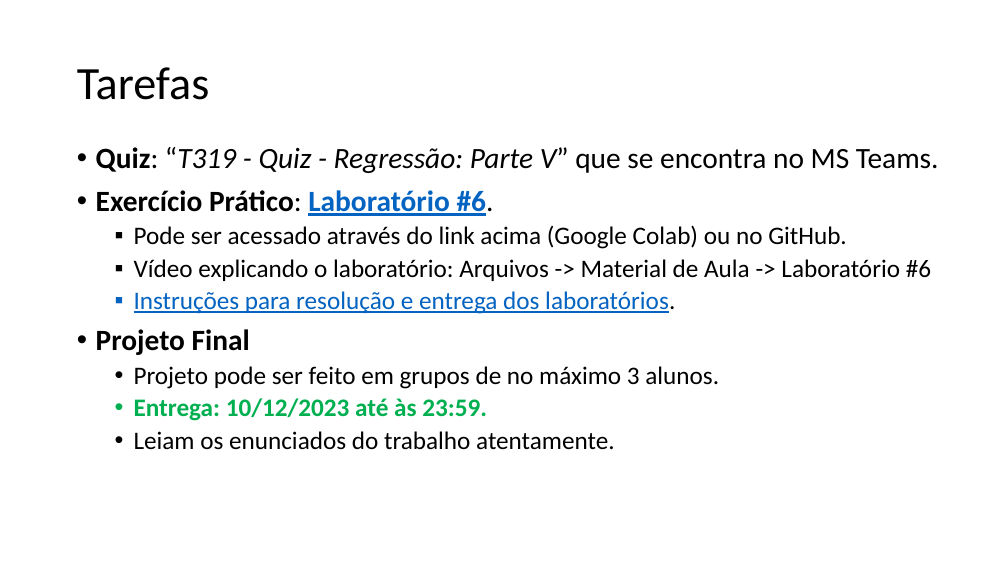
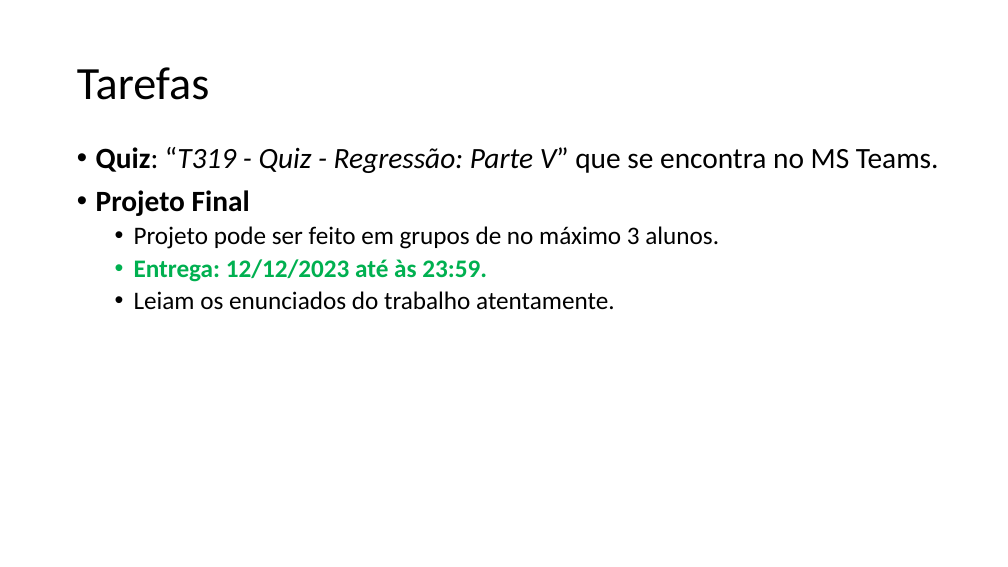
Before and after one commit to zz4fap/t319_aprendizado_de_maquina, a slide deck: slide 13 of slides/T319_Regressão_Linear (Parte V).pptx. Drawn at 1008x567 pixels with LibreOffice and Linux fonts; fonts in the diff are those of the drawing. Boxes give left, top, right and bottom in pixels: in the first picture for what was removed or moved away, otherwise in the second. Text is boxed around its words. In the diff, an @@ line names an element or a change of style, - is before the commit and + after.

Commit message:
update of slides

```diff
--- a/slides/T319_Regressão_Linear (Parte V).pptx
+++ b/slides/T319_Regressão_Linear (Parte V).pptx
@@ text at [96,190,931,314]: paragraphs removed @@
-• Exercício Prático: Laboratório #6.
-  ▪ Pode ser acessado através do link acima (Google Colab) ou no GitHub.
-  ▪ Vídeo explicando o laboratório: Arquivos -> Material de Aula -> Laboratório #6
-  ▪ Instruções para resolução e entrega dos laboratórios.
@@ text at [134,259,487,282]: text changed @@
-  • Entrega: 10/12/2023 até às 23:59.
+  • Entrega: 12/12/2023 até às 23:59.
```
Also in this commit, not shown: 5 other files.
